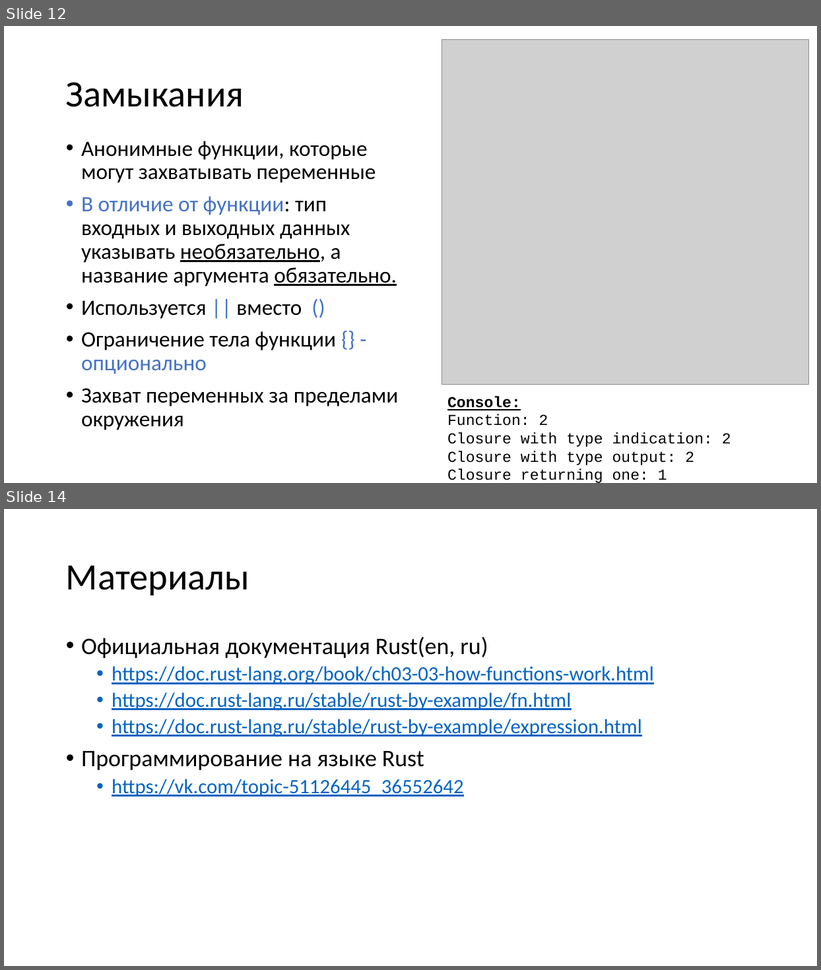
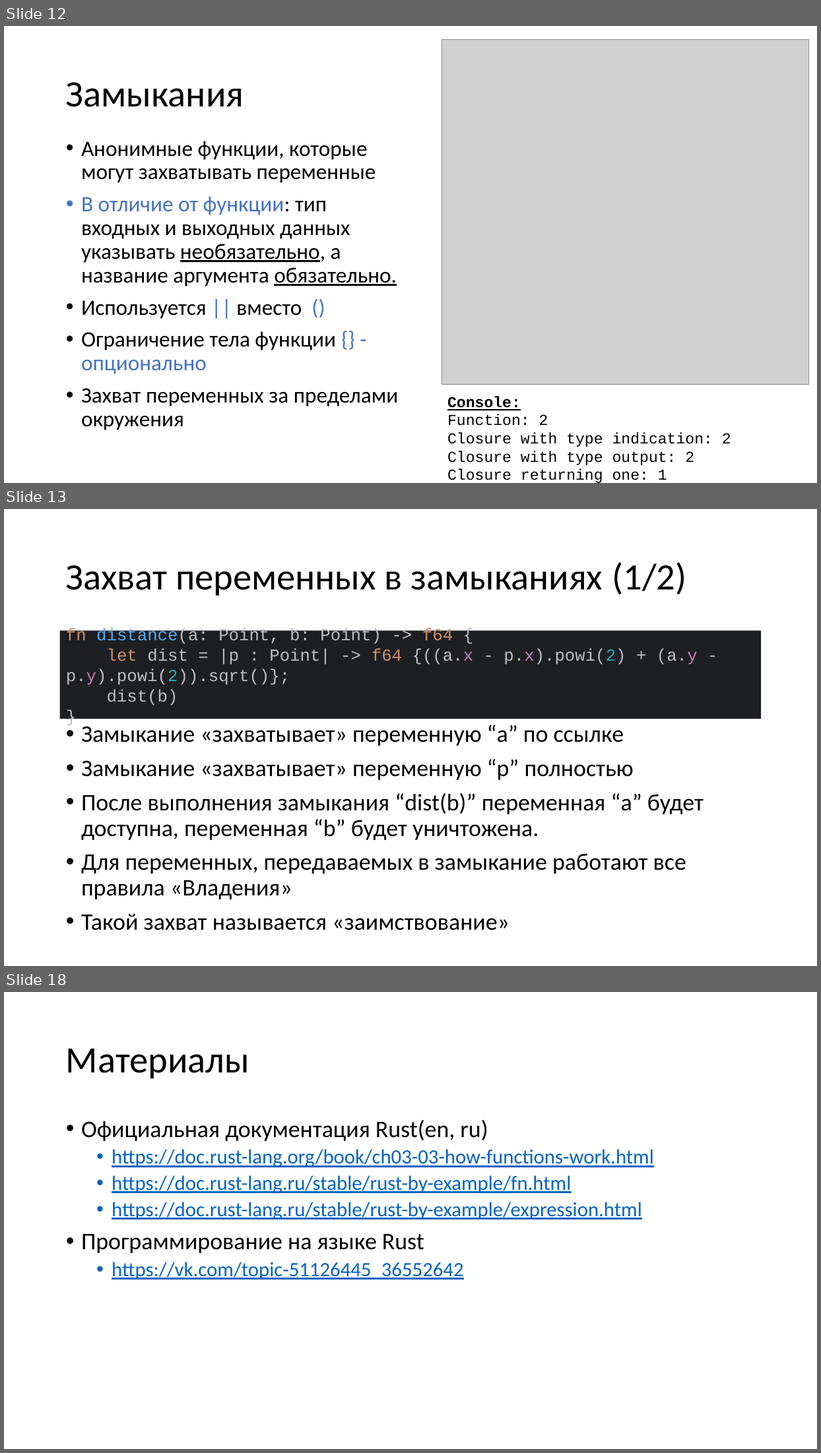
Before and after one commit to Katalien/New-programming-languages, a slide deck: reports/functions/functions.pptx. Shown one above the other, each under a label of ours: slides 12 and 14 before the commit, slides 12, 13 and 18 after it; the slides between them are not shown. The pictures are 821x970 and 821x1453 pixels, drawn with LibreOffice and Linux fonts; fonts in the diff are those of the drawing; grey boxes stand for pictures. Boxes give left, top, right and bottom in pixels: in the first picture for what was removed or moved away, otherwise in the second. Text is boxed around its words. In the diff, an @@ line names an element or a change of style, - is before the commit and + after.

```diff
--- a/reports/functions/functions.pptx
+++ b/reports/functions/functions.pptx
@@ slide 13 added at bbox=[4, 509, 817, 966], background #FFFFFF @@
@@ title added at bbox=[66, 562, 686, 595], 44 pt, text #000000 @@
+Захват переменных в замыканиях (1/2)
@@ rectangle added at bbox=[60, 631, 762, 720], fill #1E1F22, 20 pt, text #BCBEC4 @@
+fn distance(a: Point, b: Point) -> f64 {
+let dist = |p : Point| -> f64 {((a.x - p.x).powi(2) + (a.y - p.y).powi(2)).sqrt()};
+dist(b)
+}
@@ text added at bbox=[81, 725, 704, 931], 28 pt, text #000000 @@
+• Замыкание «захватывает» переменную “a” по ссылке
+• Замыкание «захватывает» переменную “p” полностью
+• После выполнения замыкания “dist(b)” переменная “a” будет доступна, переменная “b” будет уничтожена.
+• Для переменных, передаваемых в замыкание работают все правила «Владения»
+• Такой захват называется «заимствование»
@@ what was slide 14 is now slide 18 @@
```
Also in this commit, not shown: 4 other slides added, 1 slide removed, 1 other file.
